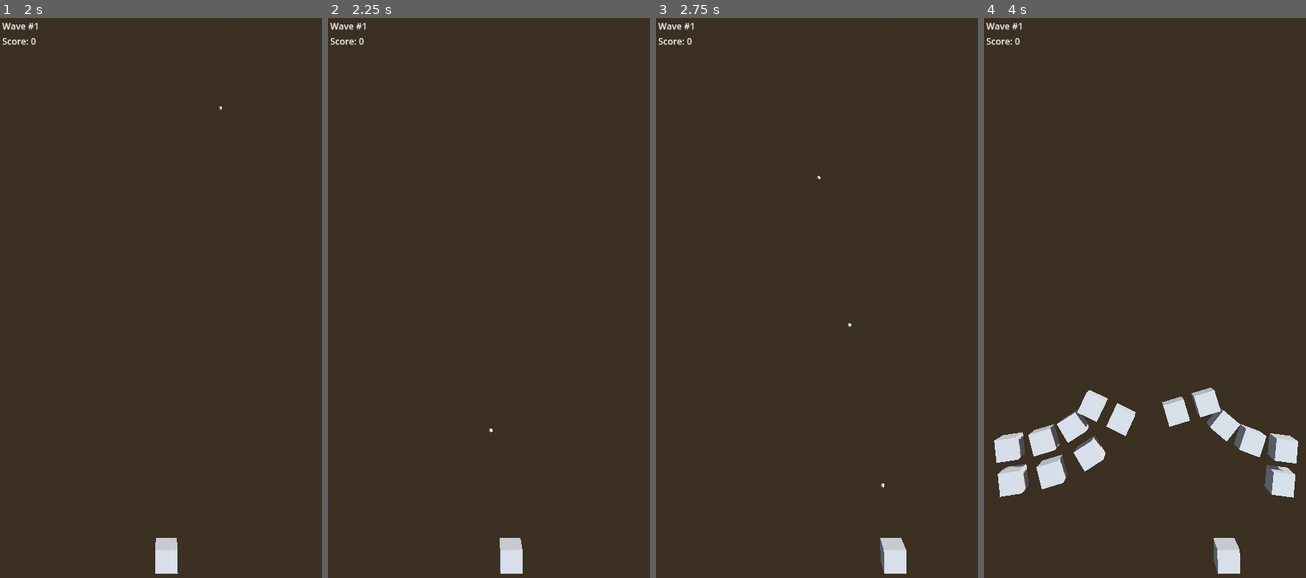
Above: before the commit, frames 1-4 (left to right).
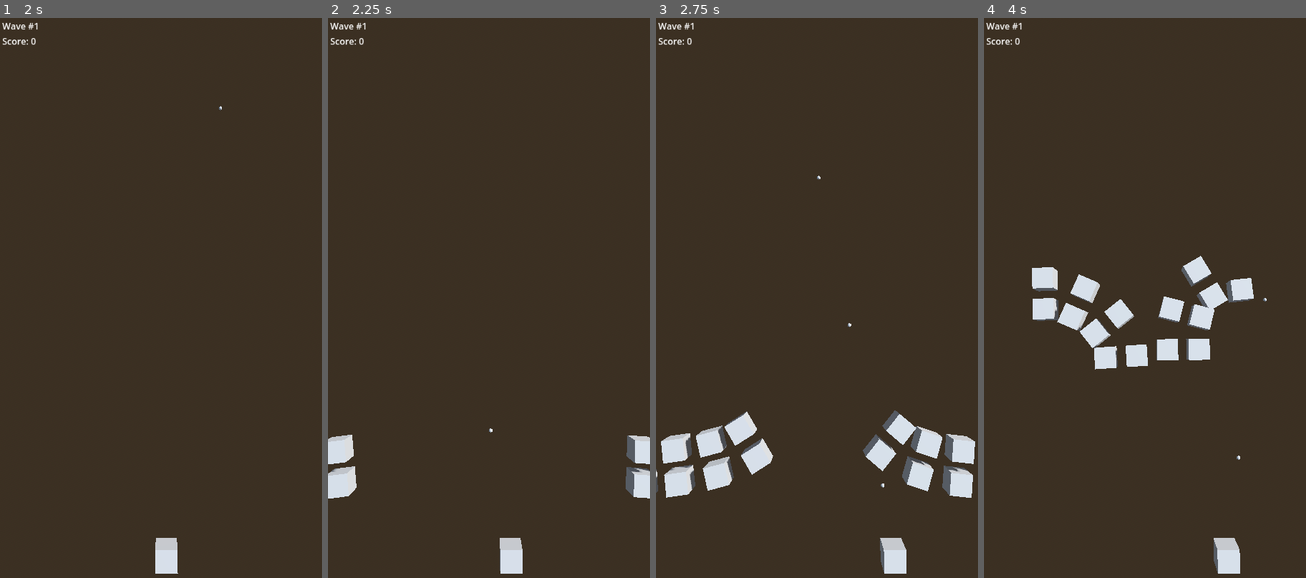
Above: after the commit, the same moments.

Repository: PhoenixDSteele/SpaceGame
Game: Godot game, scene res://game.tscn
Same seed, same stepped clock (60 frames per second), same inputs: the game is played once before the commit and once after it.
Inputs:
- Up to frame 1 (2 s): tap Enter at 0.5 s; hold D (move_right) 0.53-1.28 s; hold Space (shoot) 0.53-1.28 s; hold A (move_left) from 1.28 s (still down); tap Space (shoot) at 1.35 s
- Up to frame 2 (2.25 s): release A (move_left) at 2.03 s; hold D (move_right) from 2.03 s (still down); hold Space (shoot) from 2.03 s (still down)
- Up to frame 3 (2.75 s): keep holding D (move_right); keep holding Space (shoot)
- Up to frame 4 (4 s): release Space (shoot) at 2.78 s; tap Space (shoot) at 2.85 s; release D (move_right) at 3.53 s; hold A (move_left) from 3.53 s (still down); hold Space (shoot) from 3.53 s (still down)

Frame 1 is identical in both runs. In frame 2, 1.5% of the frame differs, in the area x 0-100%, y 74-86%; in frame 3, 4.8%; in frame 4, 9.4%, in the area x 3-98%, y 42-86%.

Commit message:
add customizable delay to wave spawning

Diff:
--- a/scripts/wave_spawner.gd
+++ b/scripts/wave_spawner.gd
@@ -24,7 +24,7 @@
 var can_spawn_next_formation: bool = true
 
 func _ready() -> void:
-	_start_next_wave()
+	_start_next_wave(2.0)
 
 func _process(delta: float) -> void:
 	timer -= delta
@@ -55,6 +55,8 @@
 				_spawn_formation(formation, left_path, right_path)
 				can_spawn_next_formation = false
 				next_formation_idx += 1
+		WaveState.Attack:
+			pass
 
 func _spawn_formation(formation: Formation, left_path: SpawnPath, right_path: SpawnPath) -> void:
 	print("spawning formation %s" % formation.name)
@@ -76,15 +78,15 @@
 			any_formation_alive = true
 
 	if not any_formation_alive:
-		_start_next_wave()
+		_start_next_wave(1.5)
 
-func _start_next_wave() -> void:
+func _start_next_wave(delay: float) -> void:
 	print("starting new wave!")
 	wave_counter += 1
 	new_wave.emit(wave_counter)
 	next_formation_idx = 0
 	can_spawn_next_formation = true
-	timer = 3.0
+	timer = delay
 
 	state = WaveState.Spawn
 
